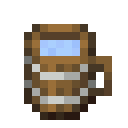
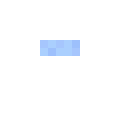
Revision of a layered (128, 128) image; what changed, layer by layer:
removed layer "Tankard" over box(24, 24, 112, 120)
